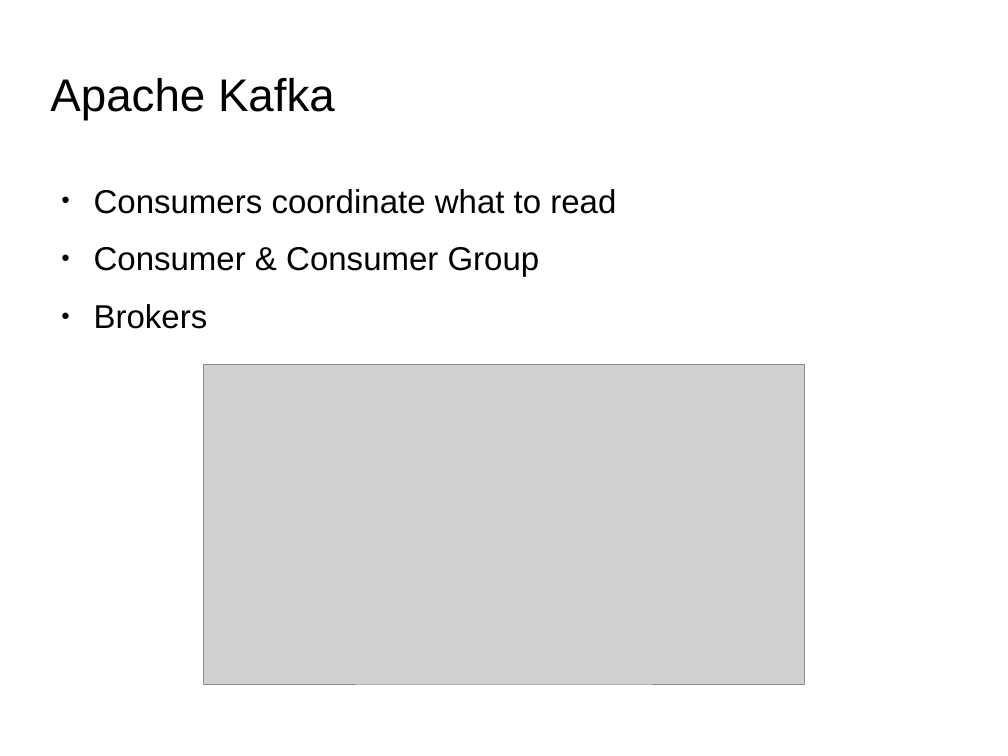
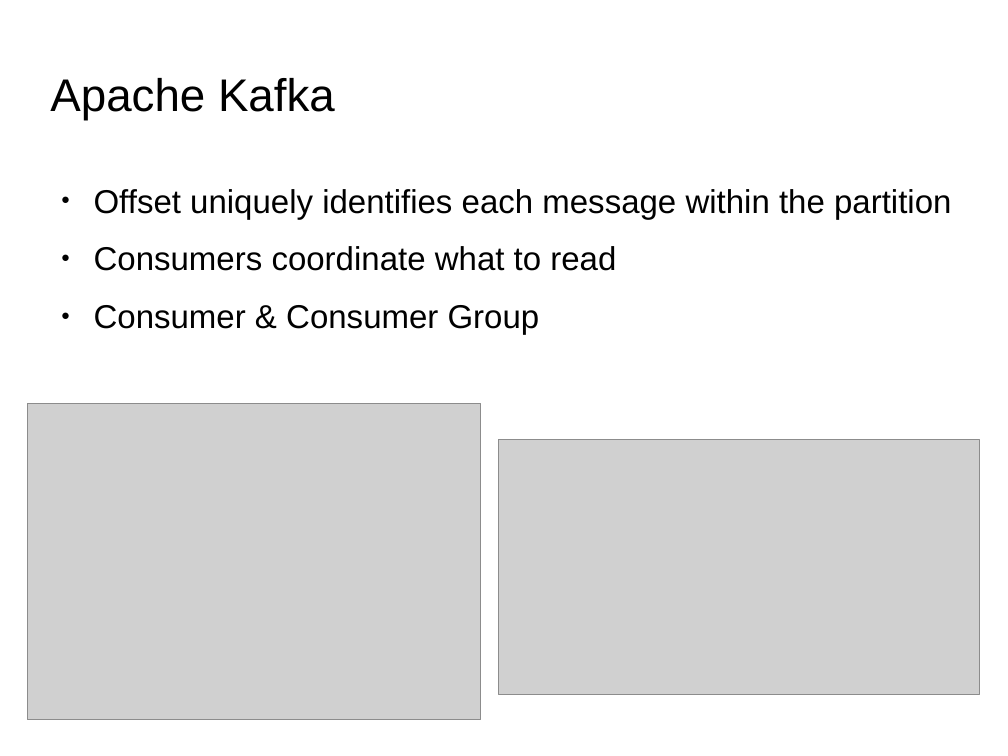
Before and after one commit to qiozas/Documents, a slide deck: slide 35 of fosscomm-2016/Big Data Streaming - FOSSCOMM 2016.odp (slide 34 before the commit). Drawn at 1008x756 pixels with LibreOffice and Linux fonts; fonts in the diff are those of the drawing; grey boxes stand for pictures; background and template pictures are left out. Boxes give left, top, right and bottom in pixels: in the first picture for what was removed or moved away, otherwise in the second. Text is boxed around its words. In the diff, an @@ line names an element or a change of style, - is before the commit and + after.

```diff
--- a/fosscomm-2016/Big Data Streaming - FOSSCOMM 2016.odp
+++ b/fosscomm-2016/Big Data Streaming - FOSSCOMM 2016.odp
@@ text at box(94, 189, 951, 219): paragraph added @@
+● Offset uniquely identifies each message within the partition
@@ text at box(94, 304, 208, 329): paragraph removed @@
-● Brokers
@@ picture added at box(27, 403, 481, 720) @@
@@ picture: place and size @@
-picture at box(203, 364, 805, 684)
+picture at box(499, 439, 980, 695)
```
Also in this commit, not shown: 7 other slides changed, 2 slides added, 1 slide removed, 1 other file.
